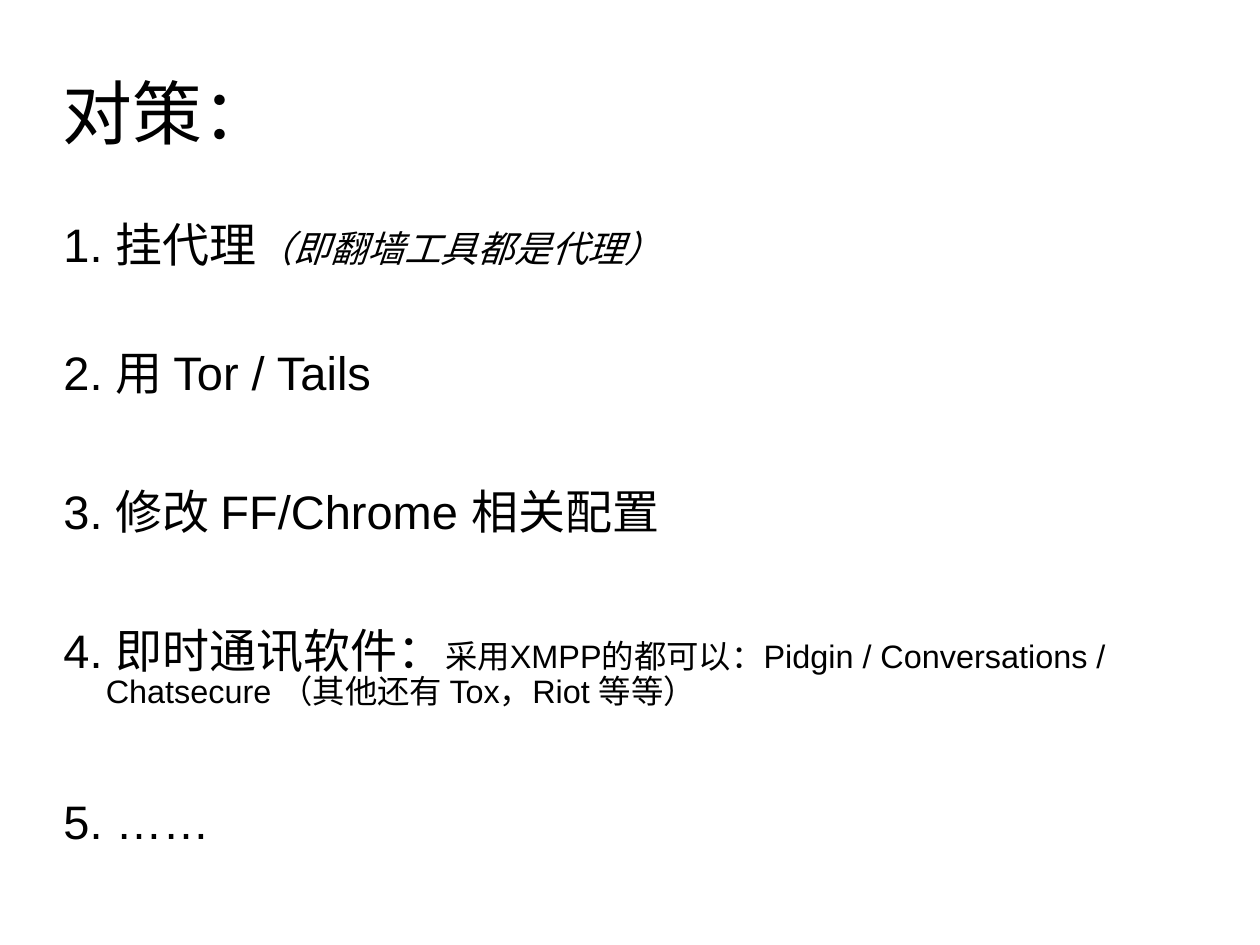
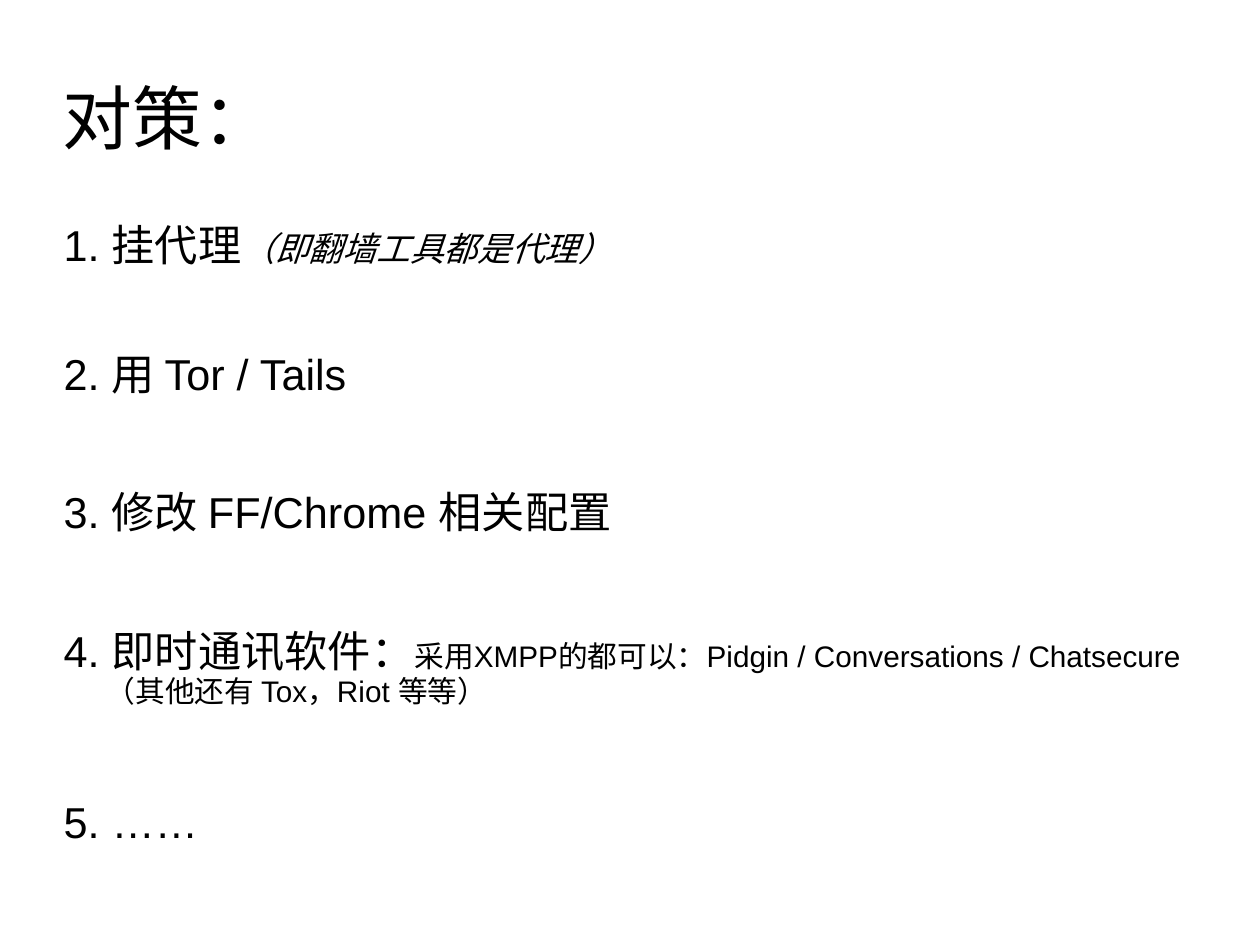
Before and after one commit to awesome-archive/Digital-rights, a slide deck: slide 13 of security-training-1.ppt. Drawn at 1260x945 pixels with LibreOffice and Linux fonts; fonts in the diff are those of the drawing; background and template pictures are left out. Boxes give left, top, right and bottom in pixels: in the first picture for what was removed or moved away, otherwise in the second. Text is boxed around its words. In the diff, an @@ line names an element or a change of style, - is before the commit and + after.

```diff
--- a/security-training-1.ppt
+++ b/security-training-1.ppt
@@ title "对策：" at (63, 85, 273, 150): font Arial to Times New Roman; line spacing 0.93 to 1 @@
@@ text "1. 挂代理（即翻墙工具都是代理）" at (64, 224, 1181, 839): size 29.6 to 27.2 pt in "1. 挂代理（即翻墙工具都是代理）", "2. 用 Tor / Tails", "3. 修改 FF/Chrome 相关配置", "4. 即时通讯软件：采用XMPP的都可以：Pidgin" and 1 more places; size 23.1 to 21.2 pt in "挂代理（即翻墙工具都是代理）"; size 20.4 to 18.7 pt in "即时通讯软件：采用XMPP的都可以：Pidgin / Conversations / Chatsecure （其他还有  ..."; line spacing 0.83 to 0.9 @@
```
Also in this commit, not shown: 10 other slides changed, 10 other files.
